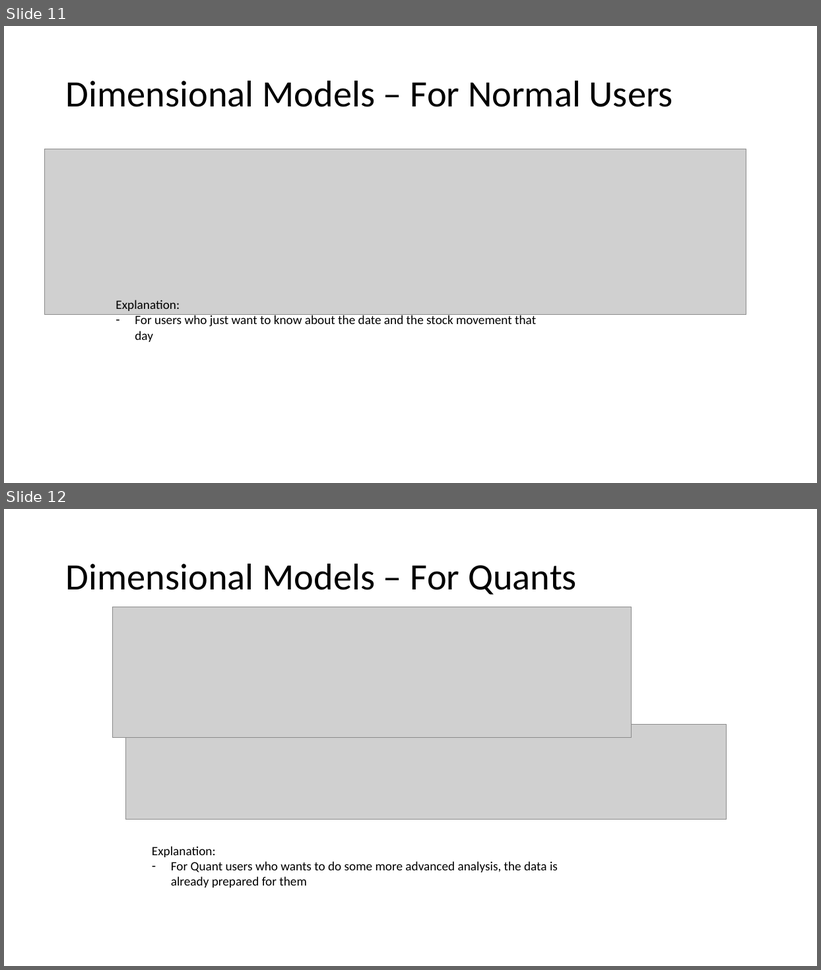
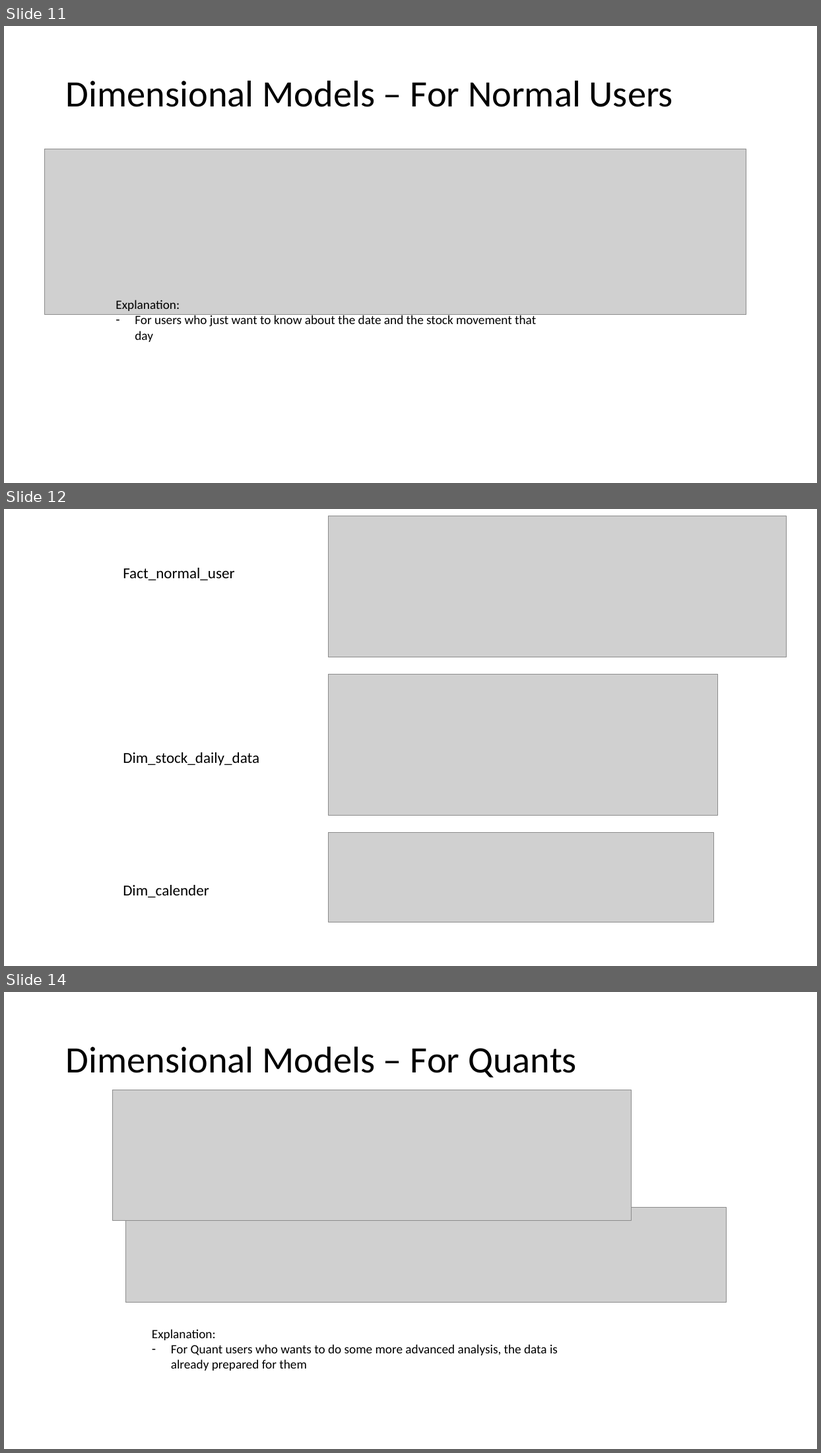
Before and after one commit to Quarky123/dataengineeringcamp-capstone, a slide deck: capstone presentation.pptx. Shown one above the other, each under a label of ours: slides 11 and 12 before the commit, slides 11, 12 and 14 after it; the slides between them are not shown. The pictures are 821x970 and 821x1453 pixels, drawn with LibreOffice and Linux fonts; fonts in the diff are those of the drawing; grey boxes stand for pictures. Boxes give left, top, right and bottom in pixels: in the first picture for what was removed or moved away, otherwise in the second. Text is boxed around its words. In the diff, an @@ line names an element or a change of style, - is before the commit and + after.

```diff
--- a/capstone presentation.pptx
+++ b/capstone presentation.pptx
@@ slide 12 added at <box>4,509,817,966</box>, background #FFFFFF @@
@@ picture added at <box>329,516,787,657</box> @@
@@ text added at <box>123,568,234,580</box>, 18 pt, text #000000 @@
+Fact_normal_user
@@ picture added at <box>329,674,717,815</box> @@
@@ text added at <box>123,753,259,766</box>, 18 pt, text #000000 @@
+Dim_stock_daily_data
@@ picture added at <box>329,833,714,923</box> @@
@@ text added at <box>123,885,209,898</box>, 18 pt, text #000000 @@
+Dim_calender
@@ what was slide 12 is now slide 14 @@
```
Also in this commit, not shown: 2 slides changed, 1 other slide added, 1 other file.
